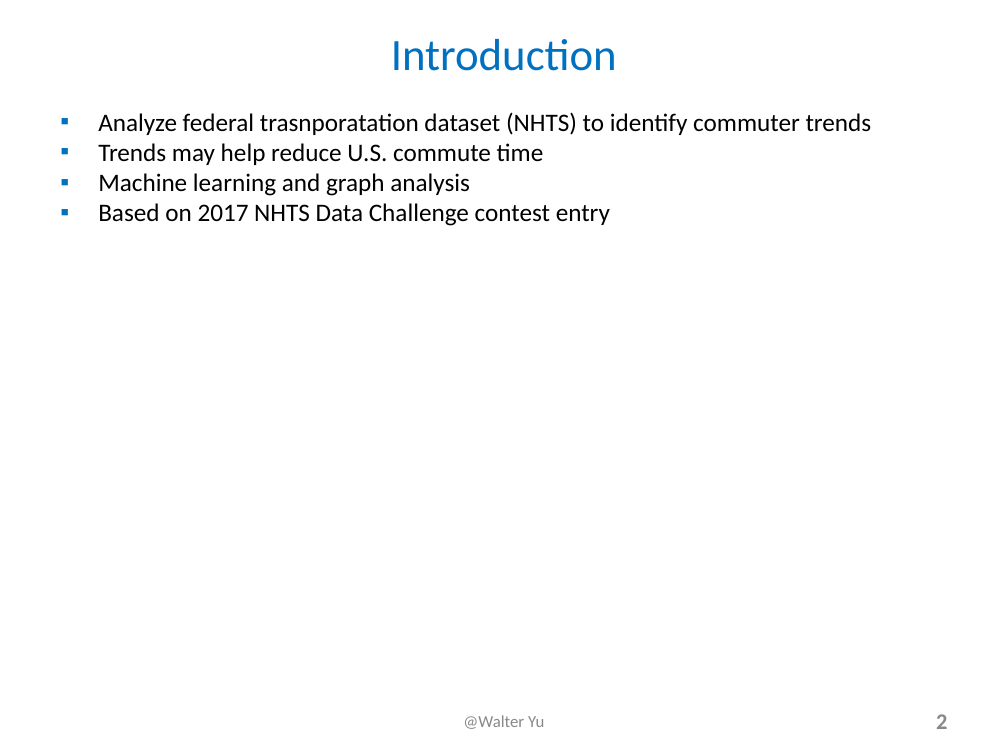
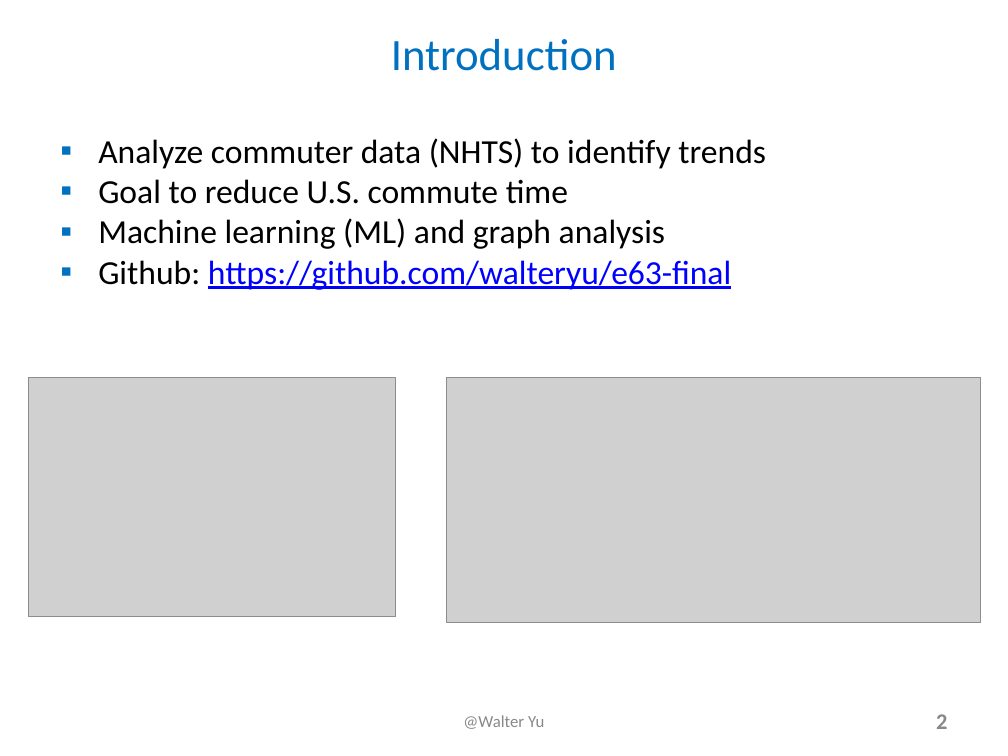
Before and after one commit to walteryu/e63-final, a slide deck: slide 2 of presentation/FinalProjectSlides_e63_2018_WY.pptx. Drawn at 1008x756 pixels with LibreOffice and Linux fonts; fonts in the diff are those of the drawing; grey boxes stand for pictures. Boxes give left, top, right and bottom in pixels: in the first picture for what was removed or moved away, otherwise in the second. Text is boxed around its words. In the diff, an @@ line names an element or a change of style, - is before the commit and + after.

Commit message:
update pptx

```diff
--- a/presentation/FinalProjectSlides_e63_2018_WY.pptx
+++ b/presentation/FinalProjectSlides_e63_2018_WY.pptx
@@ text at (98,138,766,290): text changed; size 18 to 24 pt @@
-▪ Analyze federal trasnporatation dataset (NHTS) to identify commuter trends
-▪ Trends may help reduce U.S. commute time
-▪ Machine learning and graph analysis
-▪ Based on 2017 NHTS Data Challenge contest entry
+▪ Analyze commuter data (NHTS) to identify trends
+▪ Goal to reduce U.S. commute time
+▪ Machine learning (ML) and graph analysis
+▪ Github: https://github.com/walteryu/e63-final
@@ picture added at (28,378,396,616) @@
@@ picture added at (447,377,981,623) @@
```
Also in this commit, not shown: 1 other slide changed, 11 slides added.
